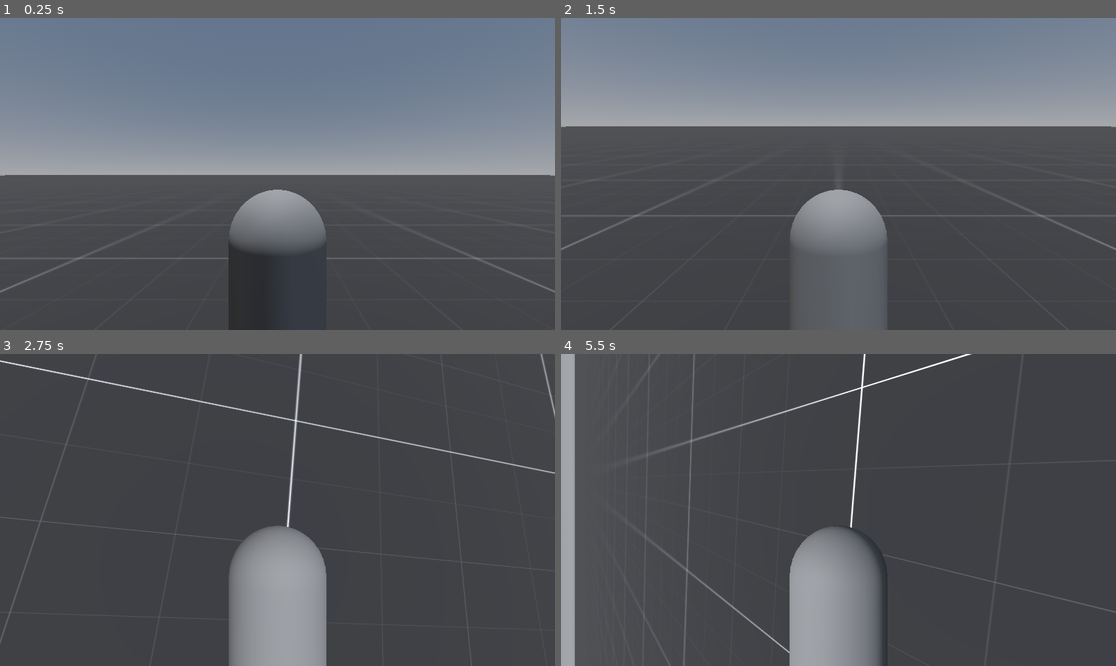
Above: before the commit, frames 1-4 (two rows, left to right).
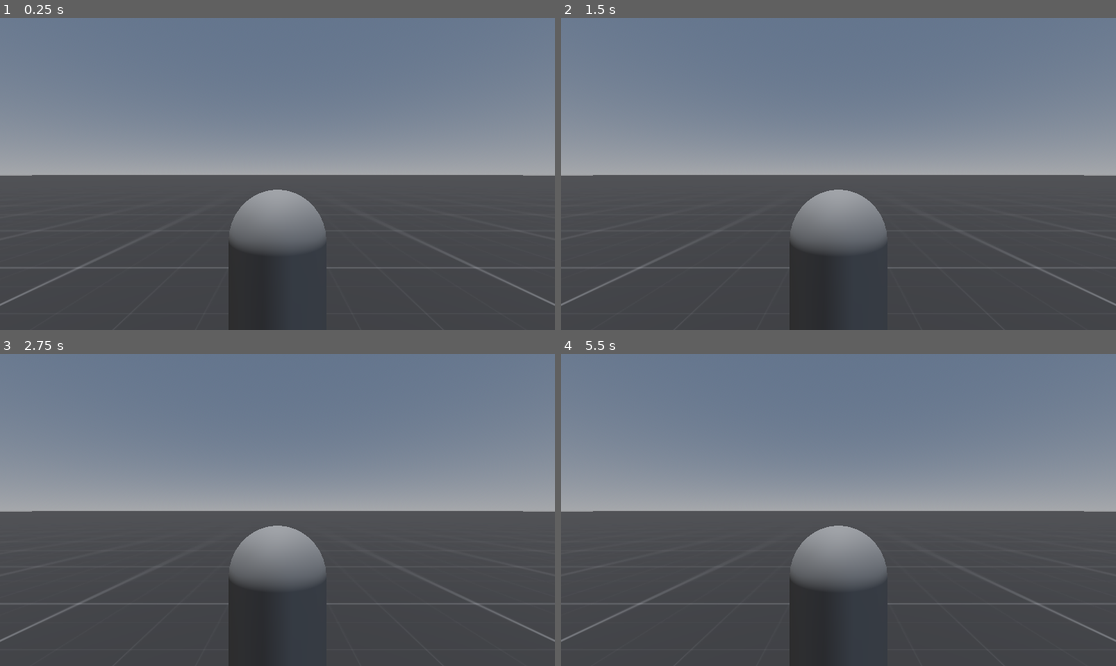
Above: after the commit, the same moments.

Repository: Supergames207/Attraction
Game: Godot game, scene res://scenes/main.tscn
The game is run twice, just before and just after one commit, with the same random seed, the same clock (stepped at 60 frames per second) and the same inputs. Before the commit the project starts from res://main.tscn.
Inputs:
- Up to frame 1 (0.25 s): no input
- Up to frame 2 (1.5 s): hold Up (ui_up) 0.53-1.28 s; tap Tab (Tab) at 0.6, 1.35 s; hold Down (ui_down) from 1.28 s (still down)
- Up to frame 3 (2.75 s): release Down (ui_down) at 2.03 s; hold Right (ui_right) from 2.03 s (still down); tap Tab (Tab) at 2.1 s
- Up to frame 4 (5.5 s): release Right (ui_right) at 2.78 s; hold Up (ui_up) 2.78-3.53 s; tap Tab (Tab) every 0.75 s from 2.85 to 5.1 s; hold Left (ui_left) 3.53-5.03 s; hold Down (ui_down) from 5.03 s (still down)

The runs differ from the first frame. In frame 1, 0.9% of the frame differs, in the area x 0-100%, y 50-93%; in frame 2, 31%; in frame 3, 57%; in frame 4, 58%, in the area x 0-100%, y 0-100%.

Commit message:
player
- rework player movement
- file structure update

Diff:
--- a/Pid3d.gd
+++ /dev/null
@@ -1,23 +0,0 @@
-extends RefCounted
-class_name Pid3D
-var _p:float
-var _i:float
-var _d:float
-
-var _prev_error:Vector3
-var _error_integral:Vector3
-
-func _init(p:float,i:float,d:float)->void:
-	_p = p
-	_i = i
-	_d = d
-
-func update(error:Vector3, delta:float) -> Vector3:
-	_error_integral += error*delta
-	var _error_derivative := (error-_prev_error)/delta
-	_prev_error = error
-	return _p * error + _i * _error_integral + _d * _error_derivative
-
-func reset() -> void:
-	_error_integral = Vector3.ZERO
-	_prev_error = Vector3.ZERO
--- a/Player.gd
+++ /dev/null
@@ -1,21 +0,0 @@
-extends RigidBody3D
-class_name Player
-var pid := Pid3D.new(1.0, 0.1 , 1.0)
-const SPEED := 8
-
-func _ready() -> void:
-    Input.mouse_mode = Input.MOUSE_MODE_CAPTURED
-
-func _input(event:InputEvent)->void:
-    if Input.is_action_just_pressed("Tab"):
-        if Input.MOUSE_MODE_CAPTURED:
-            Input.mouse_mode = Input.MOUSE_MODE_CONFINED
-        else:
-            Input.mouse_mode = Input.MOUSE_MODE_CAPTURED
-
-
-func _physics_process(delta: float) -> void:
-    var input := Input.get_vector("ui_left","ui_right","ui_down","ui_up")
-    var velocity_error = Vector3(input.x,0,input.y)-Vector3(linear_velocity.x,0,linear_velocity.z)
-    var impulse = pid.update(velocity_error,delta)*0.005
-    apply_central_impulse(impulse)
--- /dev/null
+++ b/prefabs/player/Player.gd
@@ -0,0 +1,28 @@
+extends CharacterBody3D
+
+const SPEED: float = 200;
+const DRAG: float = 0.8;
+const JUMP_POWER: float = 200;
+const GRAVITY: float = 7;
+
+func _ready() -> void:
+	Input.mouse_mode = Input.MOUSE_MODE_CAPTURED
+
+func _input(event:InputEvent)->void:
+	if Input.is_action_just_pressed("Tab"):
+		match Input.mouse_mode:
+			Input.MOUSE_MODE_CAPTURED: Input.mouse_mode = Input.MOUSE_MODE_VISIBLE
+			_: Input.mouse_mode = Input.MOUSE_MODE_CAPTURED
+
+func _physics_process(delta: float) -> void:
+	var direction := Vector3(
+		Input.get_axis("left", "right"),
+		0,
+		Input.get_axis("forward", "backward"),
+	).normalized()
+
+	var rotated_direction = -direction
+
+	velocity += SPEED * delta * rotated_direction
+	velocity *= Vector3(DRAG, 1, DRAG)
+	move_and_slide()
--- a/Player.tscn
+++ b/prefabs/player/Player.tscn
@@ -1,12 +1,13 @@
-[gd_scene load_steps=4 format=3 uid="uid://mm4etp0hcuyr"]
+[gd_scene load_steps=5 format=3 uid="uid://mm4etp0hcuyr"]
 
-[ext_resource type="Script" uid="uid://272sea8c745b" path="res://Player.gd" id="1_xhfnw"]
+[ext_resource type="Script" uid="uid://272sea8c745b" path="res://prefabs/player/Player.gd" id="1_xhfnw"]
+[ext_resource type="Script" uid="uid://bwqjs33qw02m5" path="res://prefabs/player/player_camera.gd" id="2_kpjcp"]
 
 [sub_resource type="CapsuleMesh" id="CapsuleMesh_kpjcp"]
 
 [sub_resource type="CapsuleShape3D" id="CapsuleShape3D_kne1u"]
 
-[node name="Player" type="RigidBody3D"]
+[node name="Player" type="CharacterBody3D"]
 script = ExtResource("1_xhfnw")
 
 [node name="MeshInstance3D" type="MeshInstance3D" parent="."]
@@ -16,9 +17,11 @@
 shape = SubResource("CapsuleShape3D_kne1u")
 
 [node name="X_rotation" type="Node3D" parent="."]
+script = ExtResource("2_kpjcp")
 
 [node name="Y_rotation" type="Node3D" parent="X_rotation"]
 transform = Transform3D(1, 0, 0, 0, 1, 0, 0, 0, 1, 0, 0, -2.1326)
 
 [node name="Camera3D" type="Camera3D" parent="X_rotation/Y_rotation"]
 transform = Transform3D(-1, 0, -8.74228e-08, 0, 1, 0, 8.74228e-08, 0, -1, 0, 1.16579, 0)
+current = true
--- /dev/null
+++ b/prefabs/player/player_camera.gd
@@ -0,0 +1 @@
+extends Node3D
--- a/project.godot
+++ b/project.godot
@@ -22,8 +22,28 @@
 "events": [Object(InputEventKey,"resource_local_to_scene":false,"resource_name":"","device":-1,"window_id":0,"alt_press …(195 unchanged characters)…
 ]
 }
-
-[rendering]
-
-renderer/rendering_method="gl_compatibility"
-renderer/rendering_method.mobile="gl_compatibility"
+left={
+"deadzone": 0.2,
+"events": [Object(InputEventKey,"resource_local_to_scene":false,"resource_name":"","device":-1,"window_id":0,"alt_pressed":false,"shift_pressed":false,"ctrl_pressed":false,"meta_pressed":false,"pressed":false,"keycode":0,"physical_keycode":65,"key_label":0,"unicode":97,"location":0,"echo":false,"script":null)
+]
+}
+right={
+"deadzone": 0.2,
+"events": [Object(InputEventKey,"resource_local_to_scene":false,"resource_name":"","device":-1,"window_id":0,"alt_pressed":false,"shift_pressed":false,"ctrl_pressed":false,"meta_pressed":false,"pressed":false,"keycode":0,"physical_keycode":68,"key_label":0,"unicode":100,"location":0,"echo":false,"script":null)
+]
+}
+forward={
+"deadzone": 0.2,
+"events": [Object(InputEventKey,"resource_local_to_scene":false,"resource_name":"","device":-1,"window_id":0,"alt_pressed":false,"shift_pressed":false,"ctrl_pressed":false,"meta_pressed":false,"pressed":false,"keycode":0,"physical_keycode":87,"key_label":0,"unicode":119,"location":0,"echo":false,"script":null)
+]
+}
+backward={
+"deadzone": 0.2,
+"events": [Object(InputEventKey,"resource_local_to_scene":false,"resource_name":"","device":-1,"window_id":0,"alt_pressed":false,"shift_pressed":false,"ctrl_pressed":false,"meta_pressed":false,"pressed":false,"keycode":0,"physical_keycode":83,"key_label":0,"unicode":115,"location":0,"echo":false,"script":null)
+]
+}
+jump={
+"deadzone": 0.2,
+"events": [Object(InputEventKey,"resource_local_to_scene":false,"resource_name":"","device":-1,"window_id":0,"alt_pressed":false,"shift_pressed":false,"ctrl_pressed":false,"meta_pressed":false,"pressed":false,"keycode":0,"physical_keycode":32,"key_label":0,"unicode":32,"location":0,"echo":false,"script":null)
+]
+}
--- a/main.tscn
+++ b/scenes/main.tscn
@@ -1,7 +1,7 @@
 [gd_scene load_steps=10 format=3 uid="uid://c50ervce525r3"]
 
-[ext_resource type="Texture2D" uid="uid://bq7qop444l8g1" path="res://addons/kenney_prototype_textures/dark/texture_01.png" id="1_0xm2m"]
-[ext_resource type="PackedScene" uid="uid://mm4etp0hcuyr" path="res://Player.tscn" id="2_h2yge"]
+[ext_resource type="Texture2D" uid="uid://bq7qop444l8g1" path="res://addons/kenney_prototype_textures/dark/texture_01.png" id="1_0wfyh"]
+[ext_resource type="PackedScene" uid="uid://mm4etp0hcuyr" path="res://prefabs/player/Player.tscn" id="2_sugp2"]
 
 [sub_resource type="BoxShape3D" id="BoxShape3D_7dm0k"]
 size = Vector3(1000, 1, 1000)
@@ -35,7 +35,7 @@
 mesh = SubResource("BoxMesh_ig7tw")
 surface_material_override/0 = SubResource("StandardMaterial3D_1bvp3")
 
-[node name="Player" parent="." instance=ExtResource("2_h2yge")]
+[node name="Player" parent="." instance=ExtResource("2_sugp2")]
 transform = Transform3D(1, 0, 0, 0, 1, 0, 0, 0, 1, 0, 2.16391, 0)
 
 [node name="WorldEnvironment" type="WorldEnvironment" parent="."]
Not shown, removed: Pid3d.gd.uid
Renamed: Player.gd.uid -> prefabs/player/Player.gd.uid
Not shown, added: prefabs/player/player_camera.gd.uid
Not shown: 1 places in scenes/main.tscn that only renumber resources
